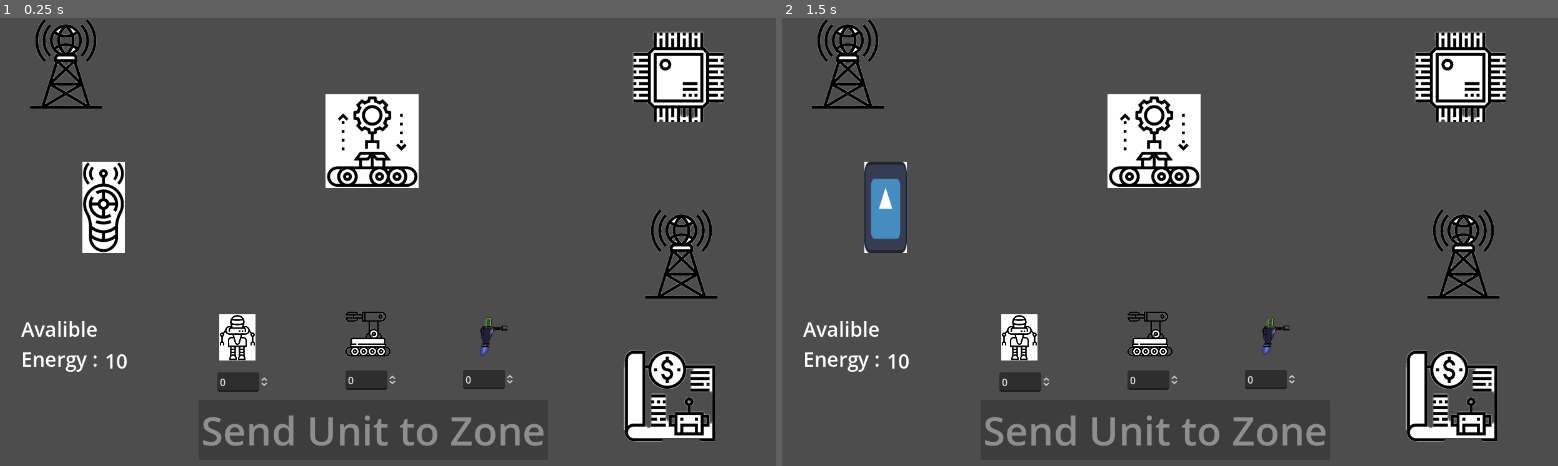
Above: before the commit, frames 1-2 (left to right).
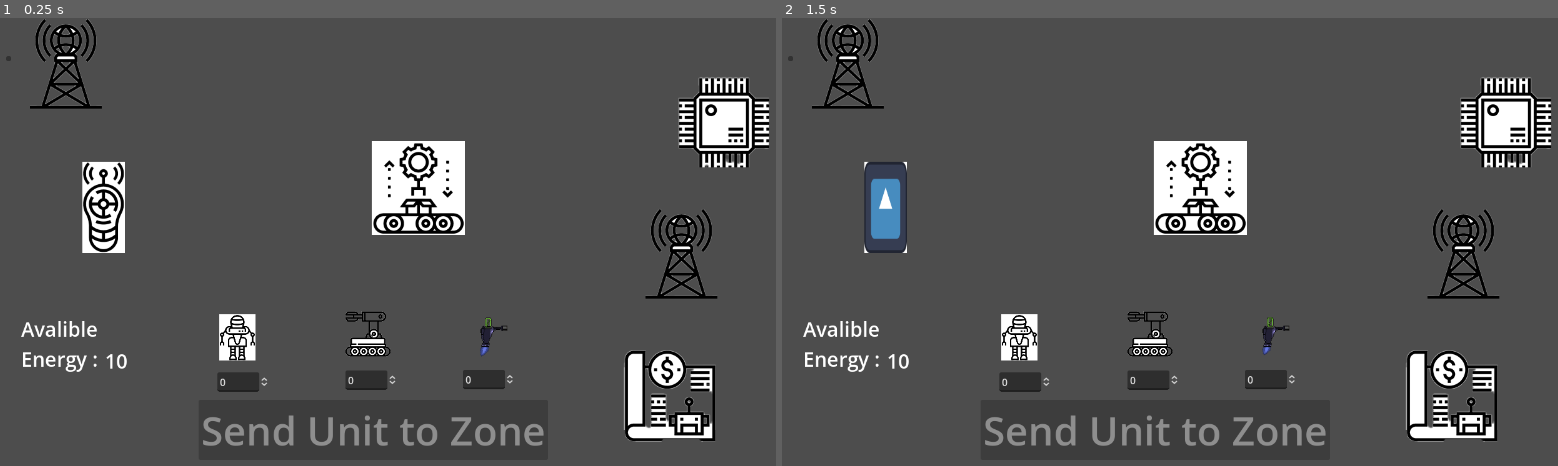
Above: after the commit, the same moments.

Repository: azzilian/CyberFrontLines
Game: Godot game, scene res://Scenes/HUD/fields/BattleZone.tscn
Same seed, same stepped clock (60 frames per second), same inputs: the game is played once before the commit and once after it. This scene is started directly instead of the project's main scene. The engine's default icon, where the game draws it, is replaced by a stand-in: a white triangle on a blue panel in a dark square.
Inputs (mouse positions are in pixels of both pictures, inside the frame that each line leads up to):
- Up to frame 1 (0.25 s): no input
- Up to frame 2 (1.5 s): click (882, 206) at 0.52 s; click (882, 206) at 1.27 s

The runs differ from the first frame. In frame 1, 7.2% of the frame differs, in the area x 0-100%, y 2-49%; in frame 2, 7.2%.

Commit message:
Created first logic for dispatch units
But there is fail - DispatchButton remains disable after zone is chosed

Diff:
--- a/Scenes/HUD/fields/AssemblyZone.tscn
+++ b/Scenes/HUD/fields/AssemblyZone.tscn
@@ -1,13 +1,12 @@
-[gd_scene load_steps=2 format=3 uid="uid://d4mmtww2bgnw4"]
+[gd_scene load_steps=3 format=3 uid="uid://d4mmtww2bgnw4"]
 
 [ext_resource type="Texture2D" uid="uid://vq5ekslarfas" path="res://art/assembly_zone.png" id="1_augun"]
+[ext_resource type="Script" path="res://Scenes/scripts/ZoneScript.gd" id="1_d4fuy"]
 
 [node name="AssemblyZone" type="Node2D"]
+script = ExtResource("1_d4fuy")
 
-[node name="TextureRect" type="TextureRect" parent="."]
-anchors_preset = 15
-anchor_right = 1.0
-anchor_bottom = 1.0
-grow_horizontal = 2
-grow_vertical = 2
-texture = ExtResource("1_augun")
+[node name="TextureButton" type="TextureButton" parent="."]
+offset_right = 40.0
+offset_bottom = 40.0
+texture_normal = ExtResource("1_augun")
--- a/Scenes/HUD/fields/BattleZone.tscn
+++ b/Scenes/HUD/fields/BattleZone.tscn
@@ -65,6 +65,7 @@
 offset_right = 867.0
 offset_bottom = 646.0
 theme_override_font_sizes/font_size = 64
+disabled = true
 text = "Send Unit to Zone"
 
 [node name="EnergyText" type="Label" parent="."]
@@ -86,5 +87,15 @@
 theme_override_font_sizes/font_size = 32
 text = "10"
 
+[node name="ResetButton" type="Button" parent="."]
+offset_right = 8.0
+offset_bottom = 8.0
+
+[node name="EndTurnButton" type="Button" parent="."]
+offset_right = 8.0
+offset_bottom = 8.0
+
 [connection signal="zone_selected" from="RadioZone" to="." method="_on_radio_zone_zone_selected"]
+[connection signal="zone_selected" from="MicroControlerZone" to="." method="_on_micro_controler_zone_zone_selected"]
+[connection signal="zone_selected" from="AssemblyZone" to="." method="_on_assembly_zone_zone_selected"]
 [connection signal="toggled" from="DispatchButton" to="." method="_on_dispatch_button_toggled"]
--- a/Scenes/HUD/fields/MicroControlerZone.tscn
+++ b/Scenes/HUD/fields/MicroControlerZone.tscn
@@ -1,13 +1,12 @@
-[gd_scene load_steps=2 format=3 uid="uid://5ffxu2pj8gpf"]
+[gd_scene load_steps=3 format=3 uid="uid://5ffxu2pj8gpf"]
 
+[ext_resource type="Script" path="res://Scenes/scripts/ZoneScript.gd" id="1_piqns"]
 [ext_resource type="Texture2D" uid="uid://cfcqwjvlu5fm5" path="res://art/micro_controler_zone.png" id="1_qsnes"]
 
 [node name="MicroControlerZone" type="Node2D"]
+script = ExtResource("1_piqns")
 
-[node name="TextureRect" type="TextureRect" parent="."]
-anchors_preset = 15
-anchor_right = 1.0
-anchor_bottom = 1.0
-grow_horizontal = 2
-grow_vertical = 2
-texture = ExtResource("1_qsnes")
+[node name="TextureButton" type="TextureButton" parent="."]
+offset_right = 40.0
+offset_bottom = 40.0
+texture_normal = ExtResource("1_qsnes")
--- a/Scenes/HUD/fields/battle_zone.gd
+++ b/Scenes/HUD/fields/battle_zone.gd
@@ -1,19 +1,95 @@
 extends Node2D
 
+#Unit and zones
+var zones = []
+var units = []
+var selected_zone = null
+var current_unit = 0
+
+#Buttons
 var dispatch_button: Button
+var reset_button: Button
+var end_turn_button: Button
 
-# Called when the node enters the scene tree for the first time.
 func _ready():
+	# Find all zones
+	zones.append($RadioZone)
+	zones.append($AssemblyZone)
+	zones.append($MicroControlerZone)
+
+	#Find all units
+	units.append($Recon)
+	units.append($Defender)
+	units.append($Assault)
+
+#	Find all buttons
 	dispatch_button = $DispatchButton
-	for zone in get_children():
-		if zone.has_method("set_dispatch_button"):
-			zone.set_dispatch_button(dispatch_button)
+	reset_button = $ResetButton
+	end_turn_button = $EndTurnButton
 
+#	Disable all buttons
+	reset_button.disabled = true
+	end_turn_button.disabled = true
+	dispatch_button.disabled = true
+
+#	Connect signals to zones
+	for zone in zones:
+		zone.connect("zone_selected", Callable(self, "_on_zone_selected"))
+
+#	Signal from $DispatchButton
+	dispatch_button.connect("pressed", Callable(self,"_on_dispatch_button_pressed"))
+	reset_button.connect("pressed", Callable(self, "_on_reset_button_pressed"))
+
+#Enable $DispatchButton afte zone selected
+func _on_zone_selected(selected):
+	selected_zone = selected
+	print("Selected zone: ", selected_zone.name)
+	if selected_zone != null:
+		dispatch_button.disabled = false
+		print("DispatchButton activated")
+
+func _on_dispatch_button_pressed():
+#	Send unit
+	if selected_zone != null and current_unit < units.size():
+		var unit = units[current_unit]
+		unit.position = selected_zone.position
+#	DisableZone for other units
+	selected_zone.disabled = true
+	selected_zone = null
+
+#	$DispatchButton disable
+	dispatch_button.disabled = true
+
+#	Next unit
+	current_unit += 1
+
+#	Check no units left
+	if current_unit >= units.size():
+		reset_button.disabled = false
+		end_turn_button.disabled = false
+
+func _on_reset_button_pressed():
+#	Return Units
+	for unit in units:
+		unit.position = Vector2(0,0)
+#	Activate zones
+	for zone in zones:
+		zone.disable = false
+#	Reset conditions
+	selected_zone = null
+	current_unit = 0
+	dispatch_button.disabled = true
+	dispatch_button.disabled = true
+	dispatch_button.disabled = true
 
 # Called every frame. 'delta' is the elapsed time since the previous frame.
 func _process(delta):
 	pass
 
 
-func _on_radio_zone_zone_selected():
-	$DispatchButton.disabled = false
+func _on_micro_controler_zone_zone_selected():
+	pass # Replace with function body.
+
+
+func _on_assembly_zone_zone_selected():
+	pass # Replace with function body.
--- a/Scenes/scripts/ZoneScript.gd
+++ b/Scenes/scripts/ZoneScript.gd
@@ -1,17 +1,15 @@
 extends Node2D
 
+#Declaire signal
 signal zone_selected
 
-var dispatch_button: Button
+func _ready():
+	var texture_button = $TextureButton
+	if texture_button:
+		texture_button.connect("toggled", Callable(self, "_on_zone_toggled"))
 
-func set_dispatch_button(button: Button):
-	dispatch_button = button
-	dispatch_button.disabled = true
-
-func _ready():
-	$TextureButton.connect("toggled", Callable(self, "_on_texture_button_toggled"))
-
-
-func _on_texture_button_toggled(toggled_on: bool):
-	if dispatch_button != null:
-		dispatch_button.disabled = not toggled_on
+func _on_zone_toggled(toggled_on: bool):
+	if toggled_on:
+#		Emit signal
+		print("Zone selected: ", self.name)
+		emit_signal("zone_selected", self)
